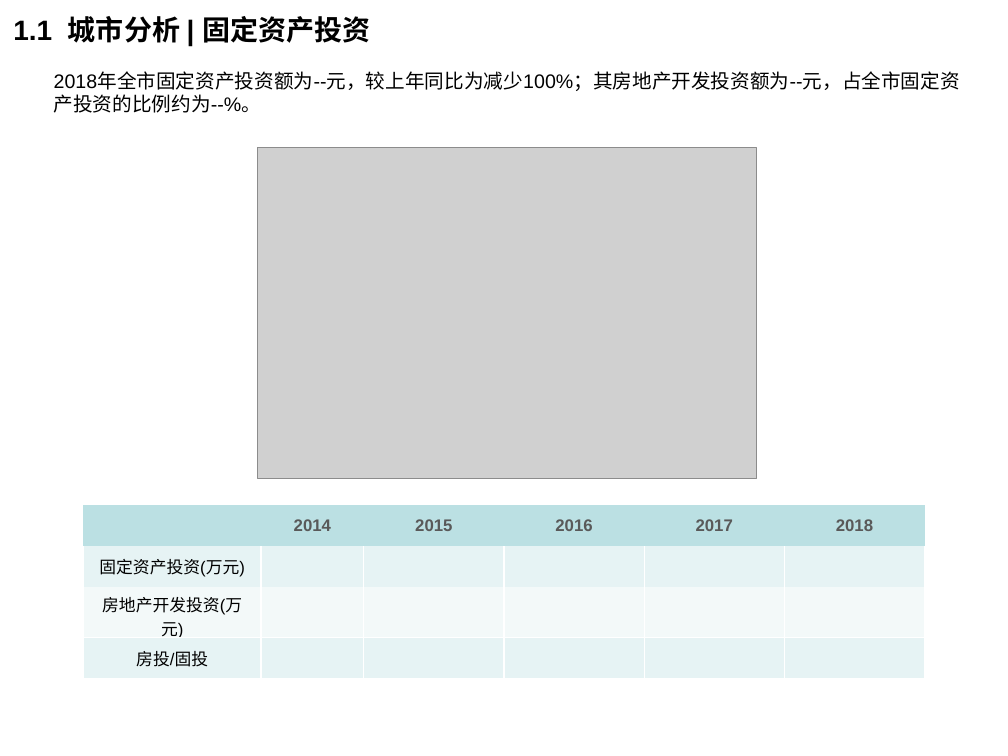
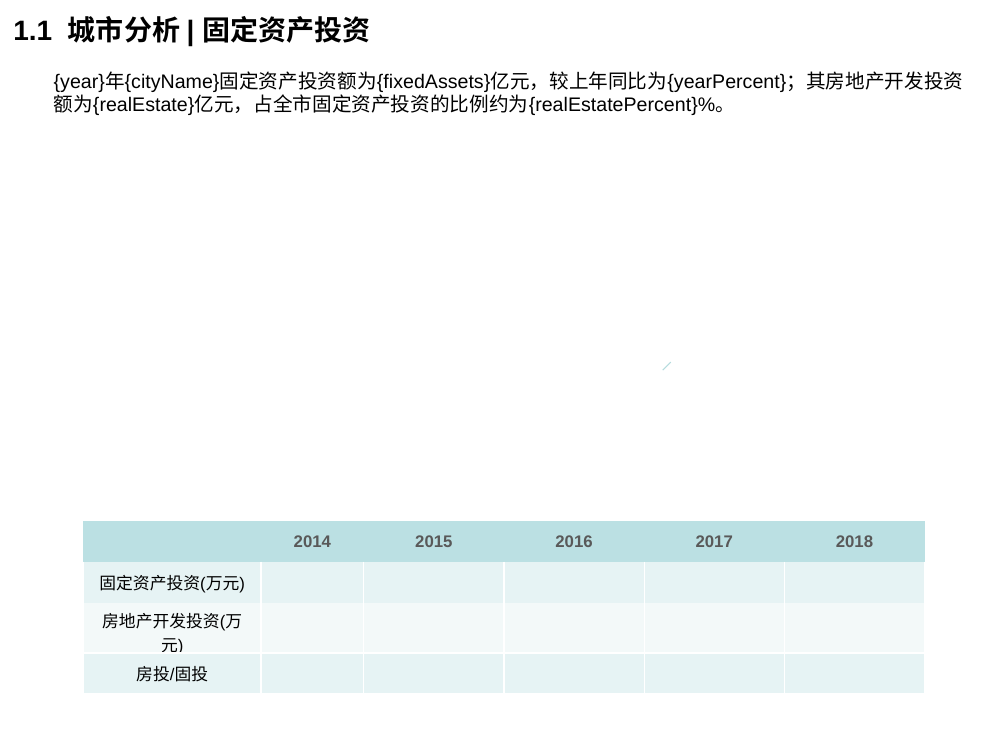
Before and after one commit to lizhou828/python_hello_world, a slide deck: slide 8 of helloWorld/ppt_template/diyun_land_report_template.pptx. Drawn at 1008x756 pixels with LibreOffice and Linux fonts; fonts in the diff are those of the drawing; grey boxes stand for pictures; background and template pictures are left out. Boxes give left, top, right and bottom in pixels: in the first picture for what was removed or moved away, otherwise in the second. Text is boxed around its words. In the diff, an @@ line names an element or a change of style, - is before the commit and + after.

```diff
--- a/helloWorld/ppt_template/diyun_land_report_template.pptx
+++ b/helloWorld/ppt_template/diyun_land_report_template.pptx
@@ text at <box>54,72,964,115</box>: text changed @@
-2018年全市固定资产投资额为--元，较上年同比为减少100%；其房地产开发投资额为--元，占全市固定资产投资的比例约为--%。
+{year}年{cityName}固定资产投资额为{fixedAssets}亿元，较上年同比为{yearPercent}；其房地产开发投资额为{realEstate}亿元，占全市固定资产投资的比例约为{realEstatePercent}%。
@@ picture removed at <box>258,148,757,479</box> @@
@@ line added from (670, 362) to (662, 370), #B6DCDF 0.75 pt @@
@@ table: place and size @@
-table at <box>84,505,924,671</box>
+table at <box>84,521,924,686</box>
```
Also in this commit, not shown: 5 other slides changed, 3 other files.
